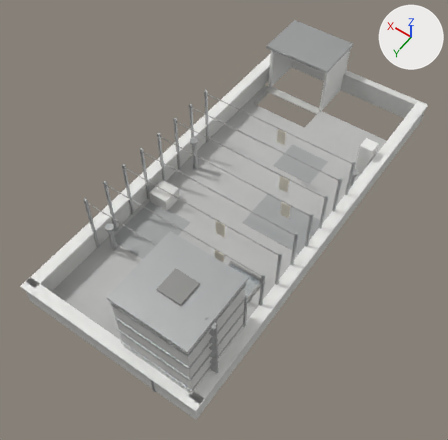
The glTF model assets/models/laundry_finish/ROOF_finish.glb: old version first, new version second.
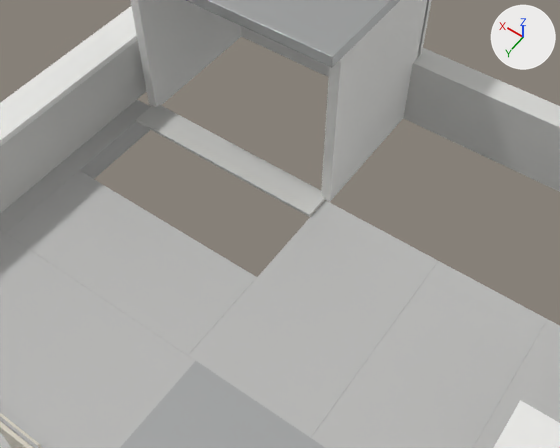
Each version is shown whole from a 50 mm camera at (-7.72, 5.6, 33.02) aimed at (-0.09, -5.07, 16.24), then close up from a 50 mm camera at (-2.47, -7.72, 22.15) aimed at (0.72, -12.18, 15.14). The lights are fixed; the arrows at upper right show +X, +Y and +Z. The older version's two pictures come first.

The first close-up shows 'ROOF楼梯_顶平台', '屋顶_天窗S', '屋顶_天窗SE_Cut0', '屋顶_天窗SE_Cut1', '屋顶修补.002', '屋顶压顶E', '屋顶女儿墙E_0', '屋顶女儿墙S_W_0', '梯帽_东_0', '梯帽_西_0', '梯帽_门槛', '梯帽_顶' and 6 more.
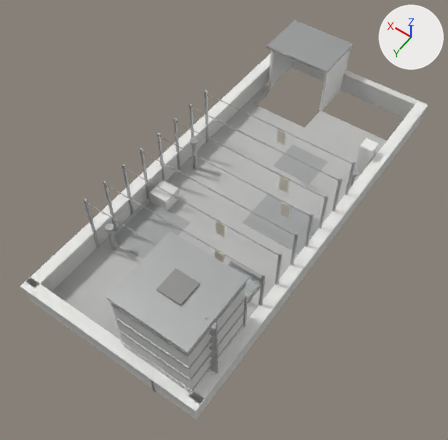
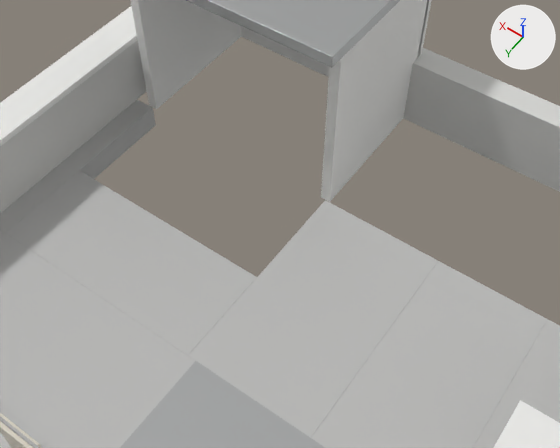
What differs and where, as boxes [x1, y1, x2, y2] in the close-ups (560 x 448 px):
```json
{"object": "梯帽_门槛", "change": "deleted", "before": [136, 105, 325, 217]}
```

Scene script edits in JSON lines:
```json
{"op": "remove", "block": "ob_梯帽_门槛", "code": ["ob_梯帽_门槛 = bpy.data.objects.new('梯帽_门槛', me_cube_896)", "ob_梯帽_门槛.location = (1.55, -12.33, 15.62)"]}
```
